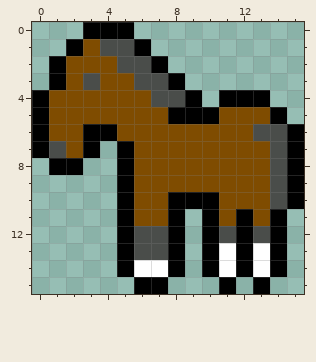
Pixel-art sprite, stored at worlds/apquest/apquest/graphics/horse_left.png. Above is the file before it was changed.
The file is 16x16 pixels.
The result:
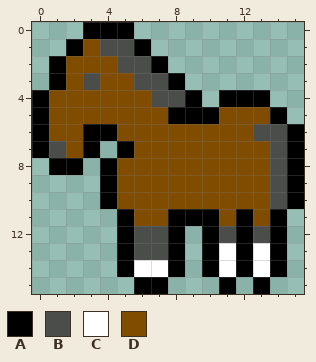
Palette (. is transparent): A #000000  B #4a4d4a  C #ffffff  D #7f4c00
The exact change:
y 8..9: x 4..5 .A -> AD
y 10: x 4..5 .A -> AD; x 8..10 AAA -> DDD
y 11: x 9 . -> A
Changed places in both pictures, as pixel boxes (x1, y1, x2, y2):
changed: (100, 158, 219, 226)
